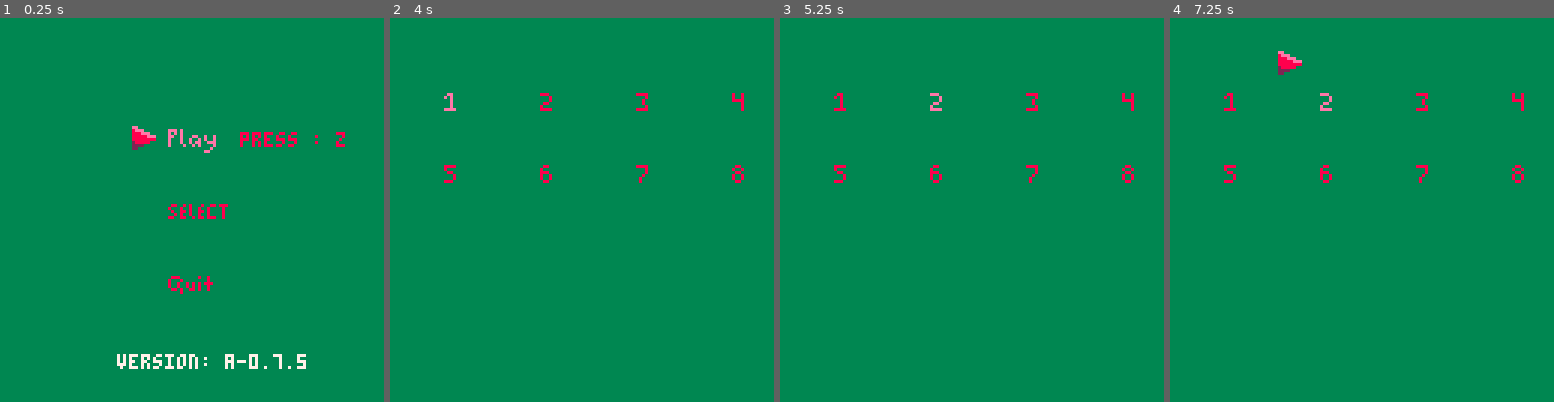
Above: before the commit, frames 1-4 (left to right).
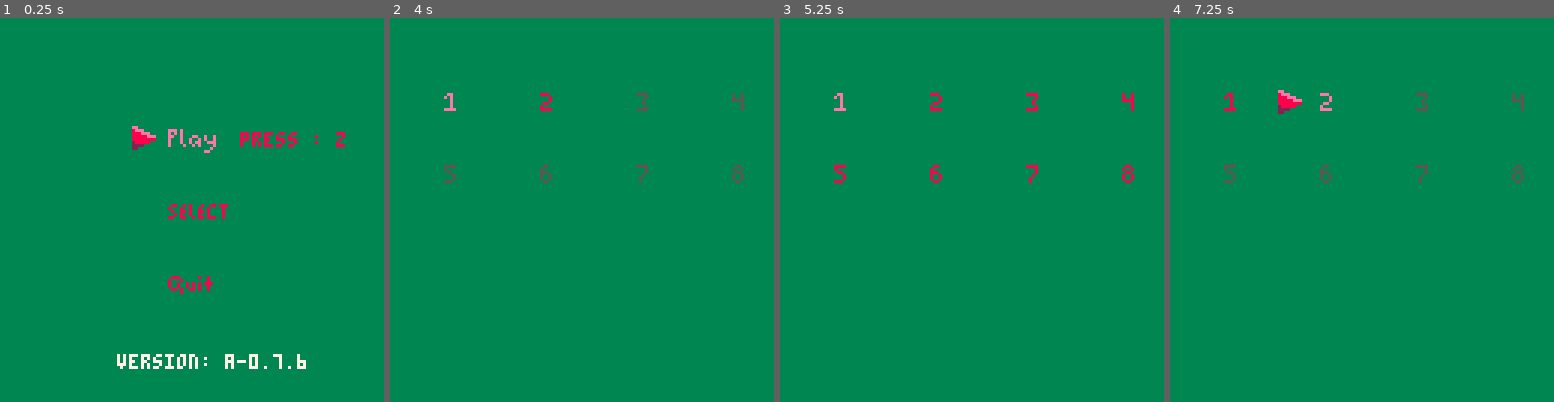
Above: after the commit, the same moments.

Repository: Professionaldiot/Puzzles_Now_With_Death
Game: PICO-8 cartridge main-menu.p8
Two runs of this game, one before a commit and one after it. Both use one fixed random seed, a clock stepped at 60 frames per second and the inputs below.
Inputs:
- Up to frame 1 (0.25 s): no input
- Up to frame 2 (4 s): tap X (X key) at 0.33, 1.07, 1.85, 2.97 s; tap O (Z key) at 0.7, 1.7, 2.1, 2.5, 2.9, 3.3, 3.7 s; hold Right 1.6-2.1 s; hold Up 2.15-2.42 s; hold Right 2.47-3.03 s; hold Left 3.08-3.58 s; hold Down 3.63-3.97 s
- Up to frame 3 (5.25 s): hold Right 4.02-4.68 s; tap X (X key) at 4.08, 5.2 s; tap O (Z key) at 4.1, 4.5, 4.9 s; hold Up 4.73-5.03 s; hold Left from 5.08 s (still down)
- Up to frame 4 (7.25 s): tap O (Z key) every 0.4 s from 5.3 to 6.9 s; release Left at 5.68 s; hold Down 5.73-6.03 s; hold Right 6.08-6.58 s; tap X (X key) at 6.32 s; hold Right 6.63-7.13 s; hold Up from 7.18 s (still down)

The runs differ from the first frame. In frame 1, less than 0.1% of the frame differs, in the area x 77-80%, y 87-91%; in frame 2, 0.4%; in frame 3, 0.1%; in frame 4, 0.9%, in the area x 14-93%, y 8-43%.

Commit message:
v0.7.6
fixed not being able to move to level 8, need to fix gray sprites flickering when moving across levels

Diff:
--- a/main-menu.p8
+++ b/main-menu.p8
@@ -14,7 +14,7 @@
 		canmove_d=true
 		canmove_u=true
 		action="play"
-		version="0.7.5"
+		version="0.7.6"
 		level_select_init()
 		--export -i 64 game-test.bin
 		--.capstone.p8 level2.p8
@@ -46,7 +46,8 @@
 					canmove_d=true
 					action="play"
 		elseif player.y>=menu.sel_top and
-				player.y<=menu.sel_btm then
+				player.y<=menu.sel_btm
+				and player.x<=300 then
 					player.y=60
 					player.x=300
 					cx=256
@@ -68,6 +69,8 @@
 		end
 		if action=="sel-screen" then
 				sel_move()
+				canmove_u=false
+				canmove_d=false
 		elseif action=="select" and btn(🅾️) then
 				action="sel-screen"
 				player.x=4
@@ -91,8 +94,6 @@
 		end--if
 end--function
 
---current bugs:
---can't move to level8
 
 function _draw()
 		cls()
@@ -104,11 +105,13 @@
 		print("press : z",80,38,8)
 		print("press : z",336,62,8)
 		print("press : z",208,87,8)
+		draw_gray_sprites()
 		spr(player.spr,player.x,player.y)
 		camera(cx,cy)
 end
 -->8
 function level_select_init()
+		dset(12,2)
 		lvl={
 		{name=1,x=4,y=176,cx=0,cy=152,g=false},
 		{name=2,x=180,y=176,cx=144,cy=152,g=false},
@@ -117,18 +120,20 @@
 		{name=5,x=580,y=200,cx=576,cy=152,g=false},
 		{name=6,x=756,y=200,cx=720,cy=152,g=false},
 		{name=7,x=932,y=200,cx=864,cy=152,g=false},
-		{name=8,x=964,y=56,cx=864,cy=0,g=false}}
+		{name=8,x=964,y=56,cx=864,cy=8,g=false}}
 end
 
 function draw_gray_sprites()
 		for l in all(lvl) do
-				if not (l.name<dget(12)) then
-						l.g=false
+				if l.name>dget(12) then
+						l.g=true
 				end
 		end
 		for v in all(lvl) do
-				if v.g then
-						spr(v.name+39,v.x+12,v.y)
+				if action=="sel-screen" then
+						if v.g then
+								spr(v.name+39,(v.x-v.cx)+cx+12,(v.y-v.cy)+cy)
+						end
 				end
 		end
 end
